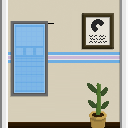
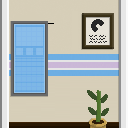
Two versions of the same layered image (128 × 128). Layer-by-layer changes:
painted on "Layer 5" over [left=8, top=52, right=120, bottom=76]
added layer "Layer 14 copy" above "Layer 15" over [left=87, top=90, right=109, bottom=128]
added layer "Layer 15" above "Layer 1" over [left=88, top=118, right=97, bottom=128]
painted on "Layer 1" over [left=6, top=0, right=122, bottom=128]
